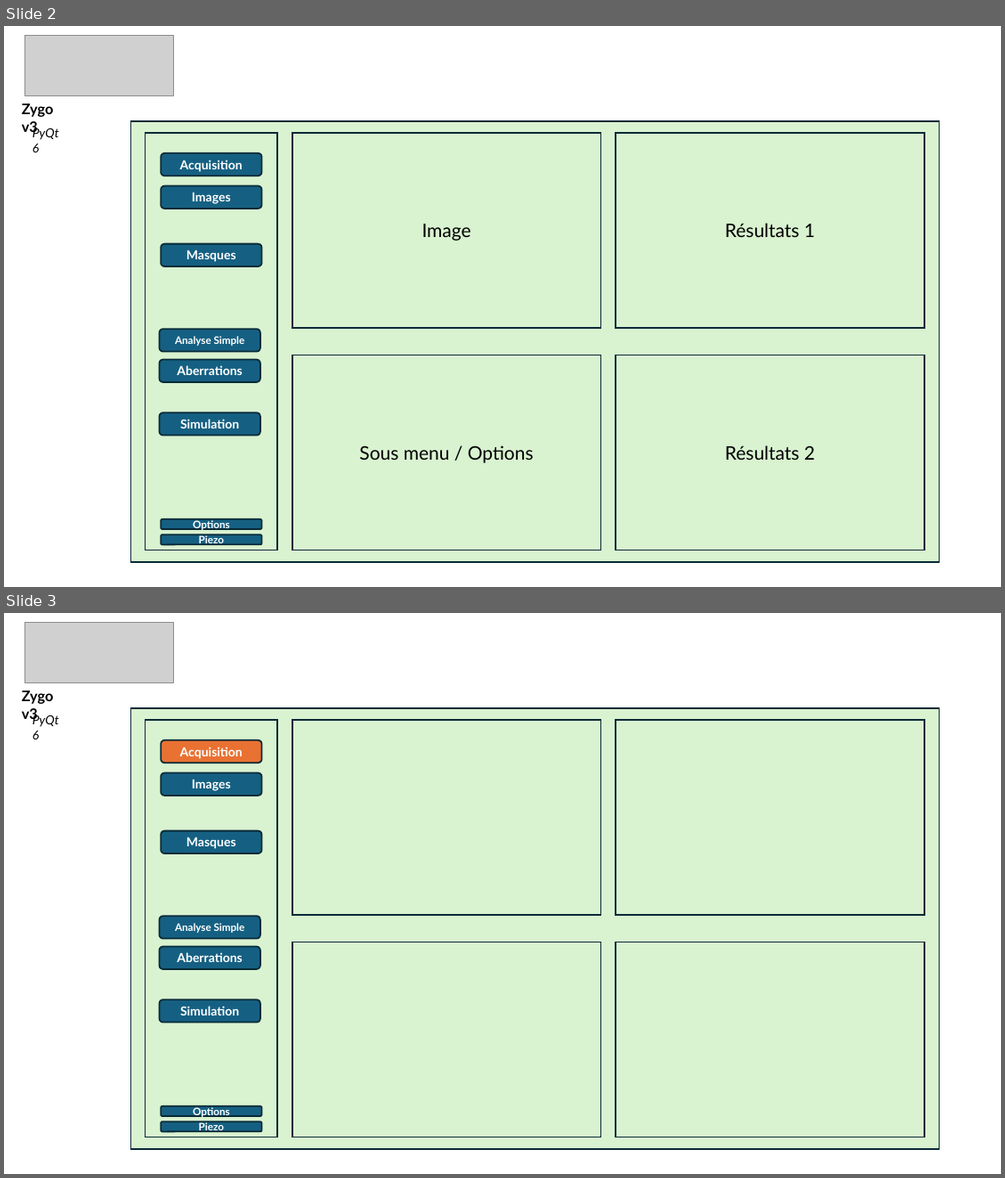
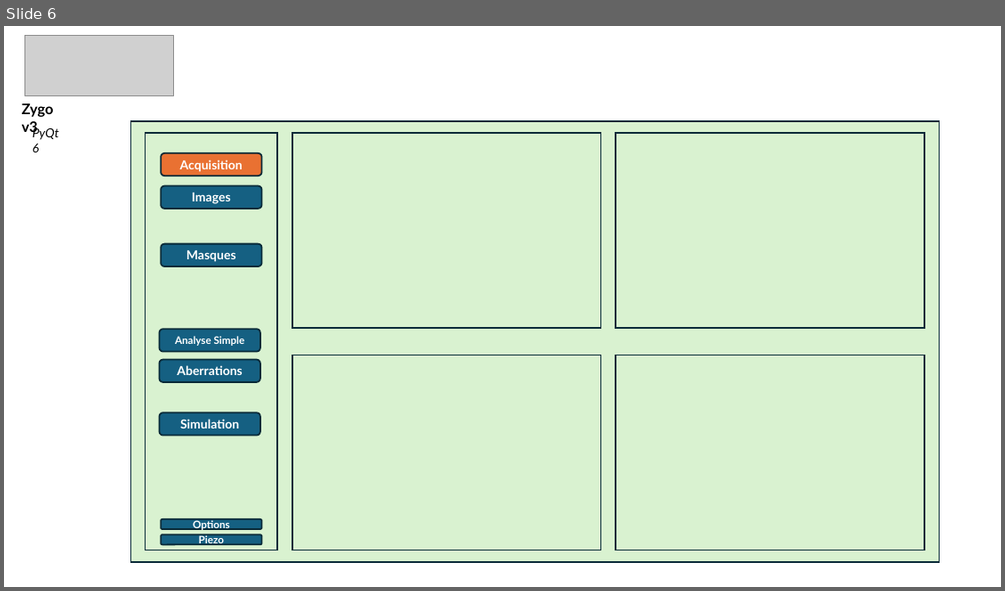
Before and after one commit to IOGS-LEnsE-ressources/camera-gui, a slide deck: applis/Zygo-labwork_v3/docs/Zygo_Appli.pptx. Shown one above the other, each under a label of ours: slides 2 and 3 before the commit, slide 6 after it. The pictures are 1005x1178 and 1005x591 pixels, drawn with LibreOffice and Linux fonts; fonts in the diff are those of the drawing; grey boxes stand for pictures. Boxes give left, top, right and bottom in pixels: in the first picture for what was removed or moved away, otherwise in the second. Text is boxed around its words. In the diff, an @@ line names an element or a change of style, - is before the commit and + after.

Commit message:
Update Zygo Gui v3 / Adding submenu view

```diff
--- a/applis/Zygo-labwork_v3/docs/Zygo_Appli.pptx
+++ b/applis/Zygo-labwork_v3/docs/Zygo_Appli.pptx
@@ slide 2 removed at bbox=[4, 26, 1001, 587], background #FFFFFF @@
@@ picture removed at bbox=[25, 35, 173, 95] @@
@@ text removed at bbox=[22, 103, 54, 135] @@
-Zygo v3
@@ text removed at bbox=[25, 122, 73, 144] @@
-PyQt6
@@ rectangle removed at bbox=[131, 122, 939, 562] @@
@@ rectangle removed at bbox=[146, 133, 278, 550] @@
@@ rounded rectangle removed at bbox=[161, 153, 262, 176] @@
-Acquisition
@@ rectangle removed at bbox=[291, 133, 600, 328] @@
-Image
@@ rectangle removed at bbox=[615, 133, 924, 328] @@
-Résultats 1
@@ rounded rectangle removed at bbox=[161, 186, 262, 208] @@
-Images
@@ rounded rectangle removed at bbox=[161, 244, 262, 266] @@
-Masques
@@ rounded rectangle removed at bbox=[160, 329, 260, 351] @@
-Analyse Simple
@@ rounded rectangle removed at bbox=[160, 360, 260, 382] @@
-Aberrations
@@ rectangle removed at bbox=[291, 355, 600, 550] @@
-Sous menu / Options
@@ rectangle removed at bbox=[615, 355, 924, 550] @@
-Résultats 2
@@ rounded rectangle removed at bbox=[160, 412, 260, 435] @@
-Simulation
@@ rounded rectangle removed at bbox=[161, 519, 262, 529] @@
-Options
@@ rounded rectangle removed at bbox=[161, 534, 262, 544] @@
-Piezo
@@ what was slide 3 is now slide 6 @@
```
Also in this commit, not shown: 2 slides changed, 1 slide added, 5 other files.
